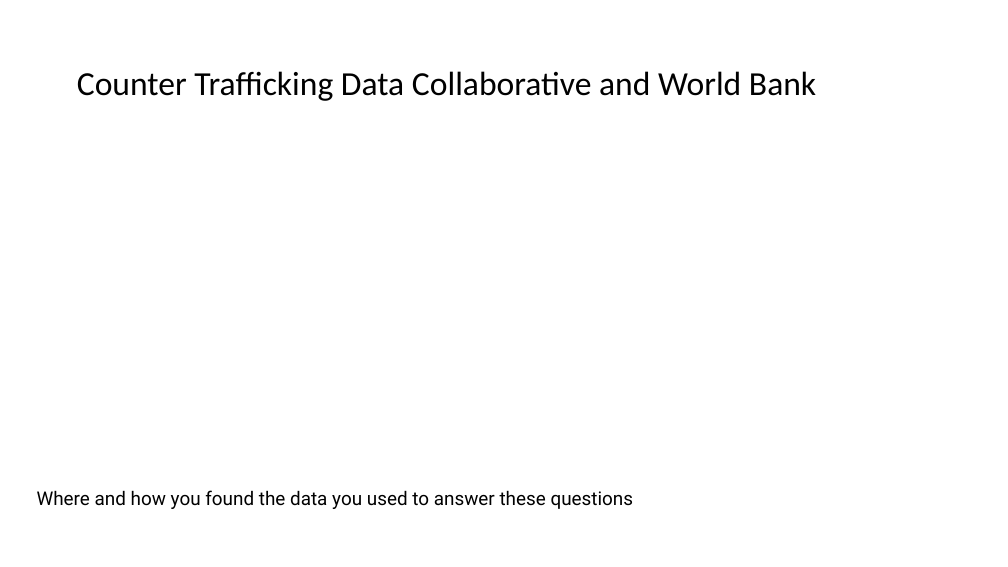
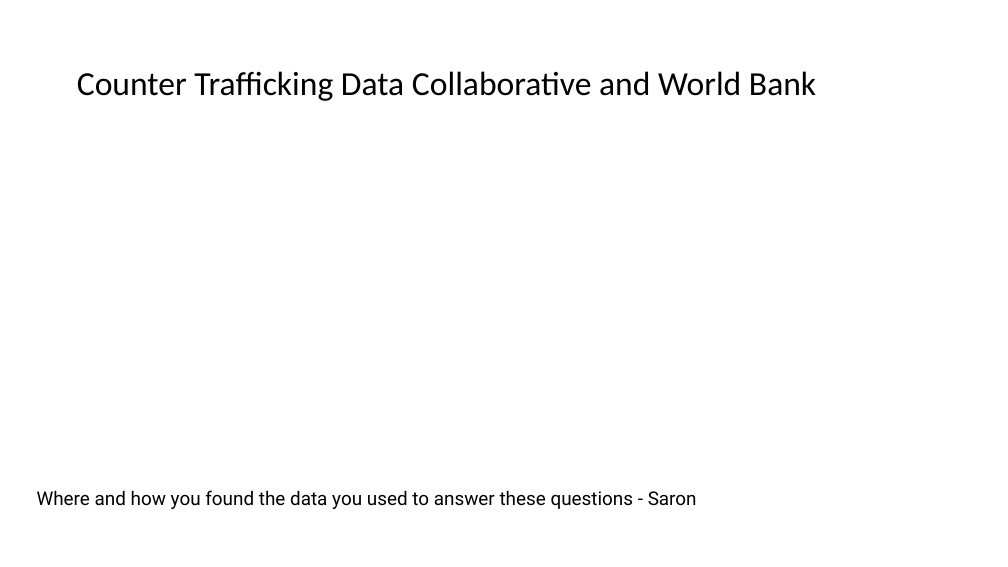
Before and after one commit to saronraut/Human-Trafficking-Awareness, a slide deck: slide 3 of Human Trafficking.pptx. Drawn at 1008x567 pixels with LibreOffice and Linux fonts; fonts in the diff are those of the drawing; background and template pictures are left out. Boxes give left, top, right and bottom in pixels: in the first picture for what was removed or moved away, otherwise in the second. Text is boxed around its words. In the diff, an @@ line names an element or a change of style, - is before the commit and + after.

```diff
--- a/Human Trafficking.pptx
+++ b/Human Trafficking.pptx
@@ text at (37,490,697,509): text changed @@
-Where and how you found the data you used to answer these questions
+Where and how you found the data you used to answer these questions - Saron
```
Also in this commit, not shown: 6 other slides changed, 9 other files.
